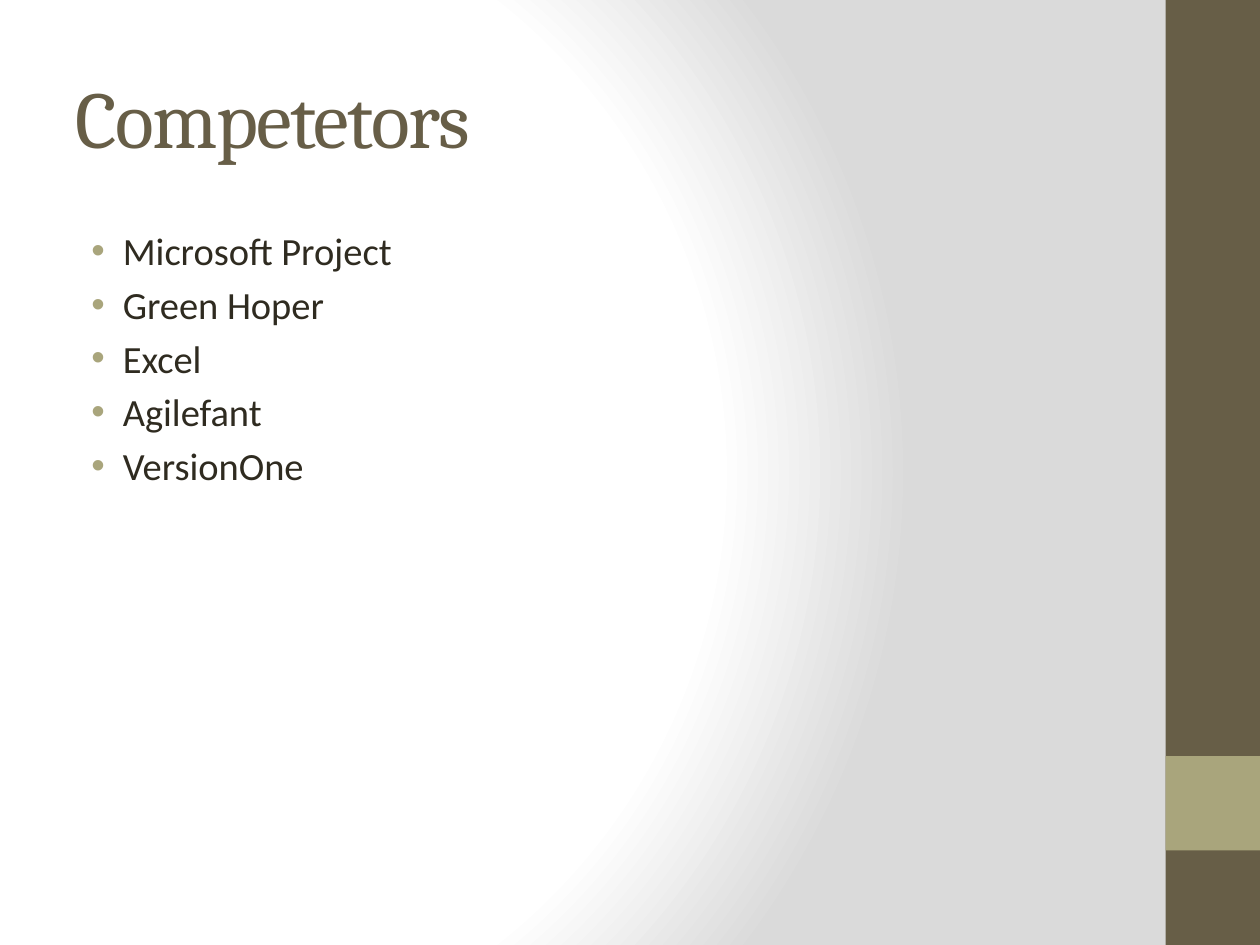
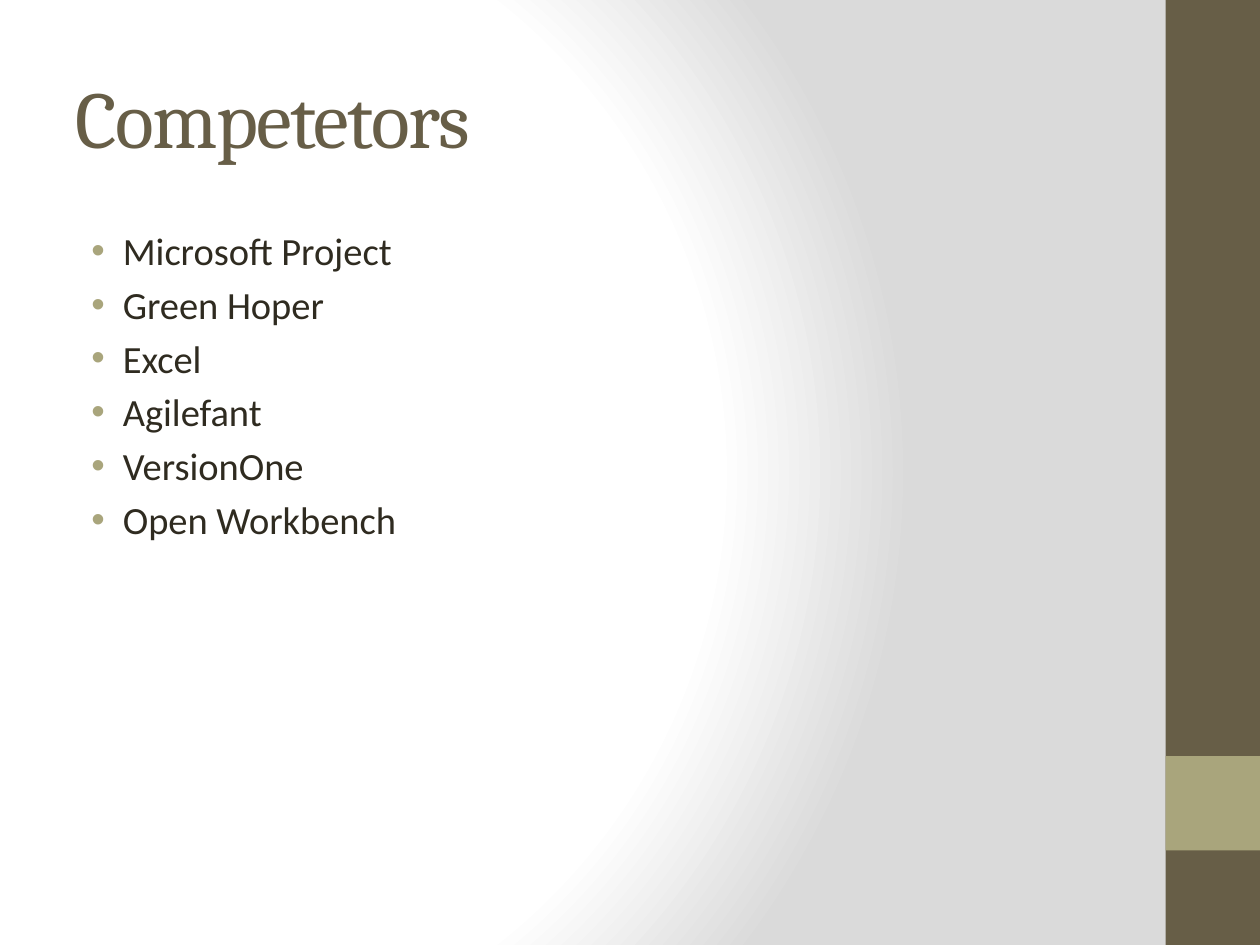
Before and after one commit to DanLain/ProjectManagement, a slide deck: slide 4 of Presentation/Team 3 presentation 1.pptx (slide 5 before the commit). Drawn at 1260x945 pixels with LibreOffice and Linux fonts; fonts in the diff are those of the drawing. Boxes give left, top, right and bottom in pixels: in the first picture for what was removed or moved away, otherwise in the second. Text is boxed around its words. In the diff, an @@ line names an element or a change of style, - is before the commit and + after.

```diff
--- a/Presentation/Team 3 presentation 1.pptx
+++ b/Presentation/Team 3 presentation 1.pptx
@@ text at (123,507,396,541): paragraph added @@
+• Open Workbench
```
Also in this commit, not shown: 2 other slides changed, 1 slide added, 1 slide removed.
